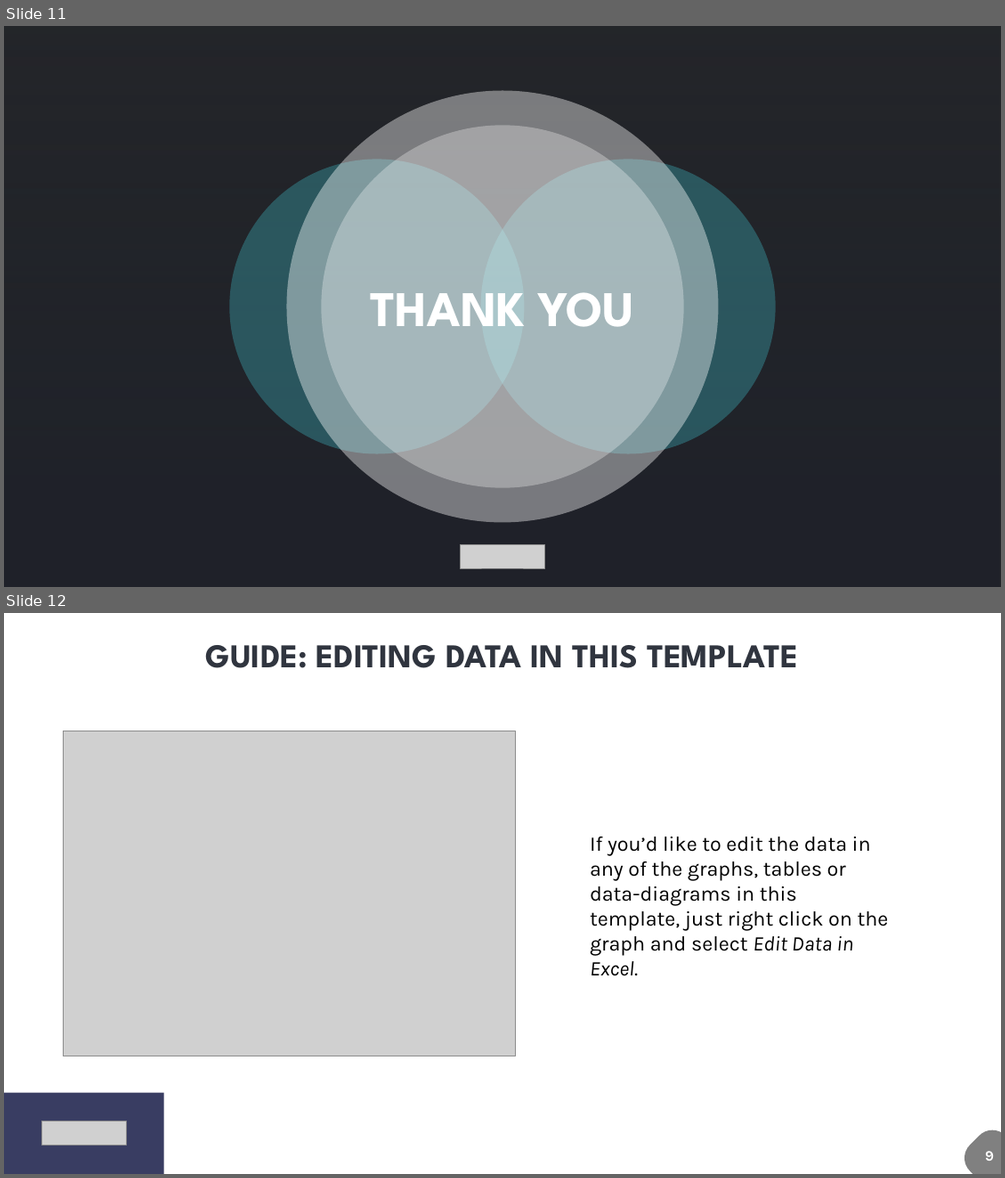
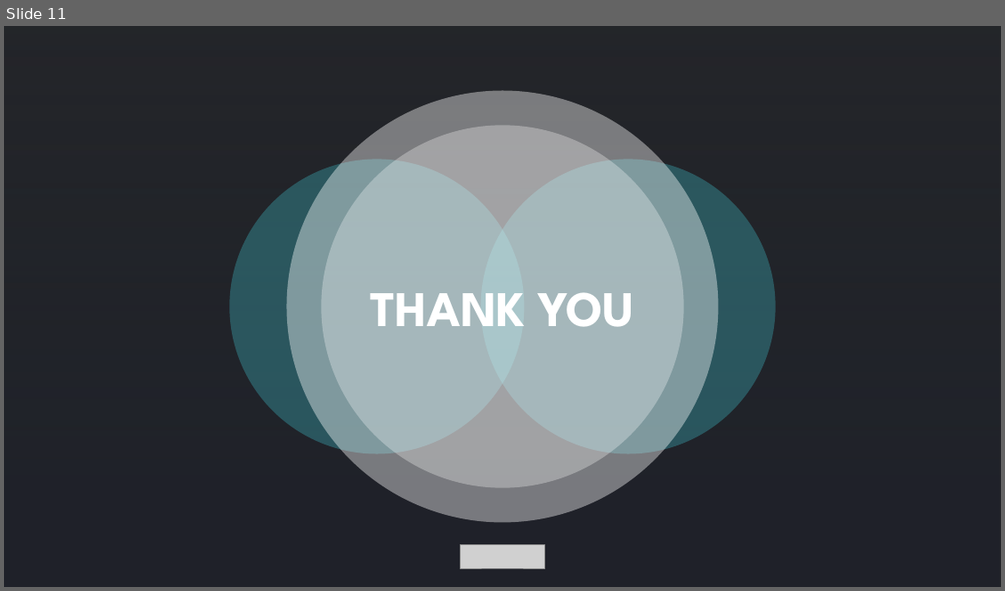
Before and after one commit to Siddhant-Raghuwanshi/Bike-Showroom-Sales-Analysis, a slide deck: Sales Presentation.pptx. Shown one above the other, each under a label of ours: slides 11 and 12 before the commit, slide 11 after it. The pictures are 1005x1178 and 1005x591 pixels, drawn with LibreOffice and Linux fonts; fonts in the diff are those of the drawing; grey boxes stand for pictures; background and template pictures are left out; a plain dark background stands for a picture behind light text. Boxes give left, top, right and bottom in pixels: in the first picture for what was removed or moved away, otherwise in the second. Text is boxed around its words. In the diff, an @@ line names an element or a change of style, - is before the commit and + after.

Commit message:
Added Presentation

```diff
--- a/Sales Presentation.pptx
+++ b/Sales Presentation.pptx
@@ slide 12 removed at <box>4,613,1001,1174</box>, background #FFFFFF @@
@@ text removed at <box>206,645,798,668</box> @@
-GUIDE: EDITING DATA IN THIS TEMPLATE
@@ picture removed at <box>63,731,515,1056</box> @@
@@ text removed at <box>590,836,889,956</box> @@
-If you’d like to edit the data in any of the graphs, tables or data-diagrams in this template, just right click on the graph and select Edit Data in Excel.
@@ rectangle removed at <box>4,1093,164,1174</box> @@
@@ picture removed at <box>42,1121,126,1144</box> @@
@@ freeform shape removed at <box>957,1123,1001,1174</box> @@
@@ text removed at <box>985,1151,994,1160</box> @@
-9
```
